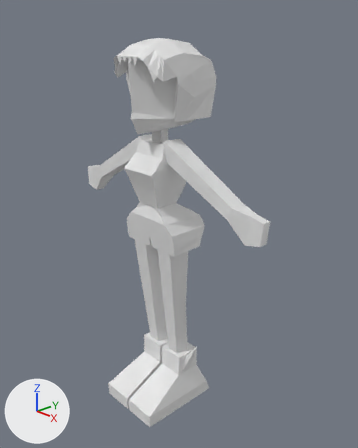
Before and after pictures for a commit that changed the Blender file humanoids/alien-assistant/ebe.blend.
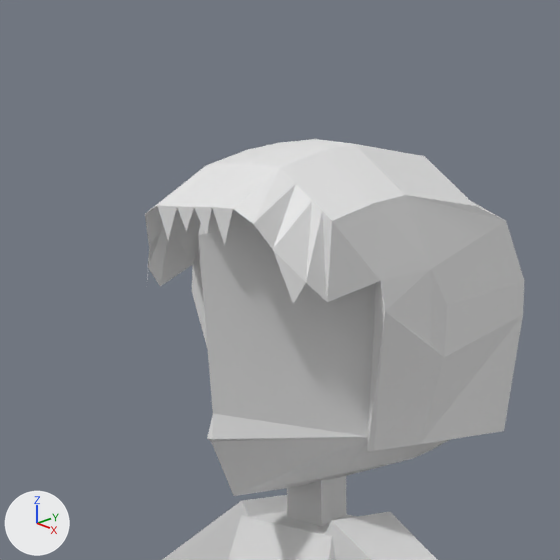
There are two pictures of each version: one whole from a 50 mm camera at (1.97, -1.73, 2.13) aimed at (0.07, 0.04, 1.13), one close up on the part from 21% to 63% of the width and 0% to 34% of the height. Arrows for +X, +Y and +Z are at lower left; the lights stay in place. The older version's two pictures come first. Materials are left out; every surface is plain grey.

Names of what the first close-up shows: 'Head', 'Neck', 'RArm', 'Torso'.
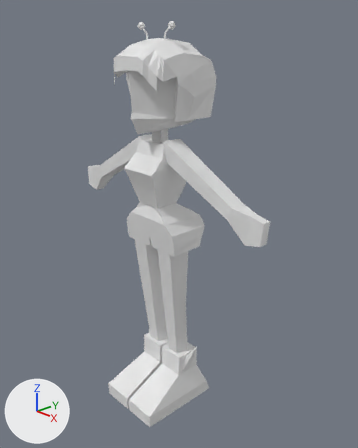
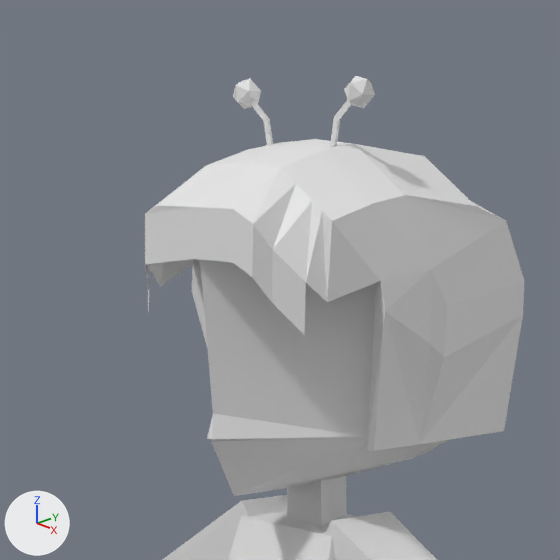
What changed in the scene script:
```text
Change me_plane:
    used by ob_head; location = (0.0, 0.0, 0.0)
    remove me_plane.from_pydata(...)  # 123 vertices, 112 faces; spans x -0.202..0.202, y -0.224..0.202, z 1.65..2.107
    add me_plane.from_pydata(...)  # 126 vertices, 114 faces, 1 loose edge; spans x -0.202..0.202, y -0.226..0.202, z 1.65..2.107
    me_plane part 1
    8 vertices are removed from x -0.156..0.154, y -0.224..-0.192, z 1.914..2.028
    16 faces are deleted
    11 vertices are added at x -0.164..0.162, y -0.226..-0.183, z 1.878..2.027
    1 loose edge is added
    18 new faces join them
Add me_icosphere_001:
    me_icosphere_001.from_pydata([(0.1205, -0.0424, 2.1438), (0.1306, -0.0533, 2.1599), (0.1111, -0.0601, 2.1526), (0.099, -0.0424, 2.148), (0.1111, -0.0246, 2.1526), (0.1306, -0.0314, 2.1599), (0.1153, -0.0601, 2.1741), (0.0958, -0.0533, 2.1667), (0.0958, -0.0314, 2.1667), (0.1153, -0.0246, 2.1741), (0.1273, -0.0424, 2.1786), (0.1058, -0.0424, 2.1828)], [], [(0, 1, 2), (1, 0, 5), (0, 2, 3), (0, 3, 4), (0, 4, 5), (1, 5, 10), (2, 1, 6), (3, 2, 7), (4, 3, 8), (5, 4, 9), (1, 10, 6), (2, 6, 7), (3, 7, 8), (4, 8, 9), (5, 9, 10), (6, 10, 11), (7, 6, 11), (8, 7, 11), (9, 8, 11), (10, 9, 11), (9, 11, 7, 8, 3, 2, 4, 0, 1, 5, 10, 6)])
Add me_cylinder_002:
    me_cylinder_002.from_pydata([(0.0644, -0.0384, 2.0989), (0.0712, -0.0384, 2.1315), (0.0689, -0.0461, 2.0989), (0.0748, -0.0461, 2.1289), (0.0599, -0.0461, 2.0989), (0.0675, -0.0461, 2.1341), (0.1033, -0.0384, 2.1566), (0.107, -0.0461, 2.154), (0.0997, -0.0461, 2.1592)], [], [(0, 1, 3, 2), (2, 3, 5, 4), (4, 5, 1, 0), (1, 5, 8, 6), (5, 3, 7, 8), (3, 1, 6, 7)])
Add ob_antennaballr:
    ob_antennaballr = bpy.data.objects.new('AntennaBallR', me_icosphere_001)
    ob_antennaballr.location = (0.0, 0.0, 0.0)
    _m = ob_antennaballr.modifiers.new('Mirror', 'MIRROR')
Add ob_antennar:
    ob_antennar = bpy.data.objects.new('AntennaR', me_cylinder_002)
    ob_antennar.location = (0.0, 0.0, 0.0)
    _m = ob_antennar.modifiers.new('Mirror', 'MIRROR')
```

Pixel boxes (x1, y1, x2, y2) of what changed, in the close-ups (560 x 560 px; the box of a moved part takes in the faces that stretch with it):
'AntennaBallR', added: after (233, 76, 375, 109)
'AntennaR', added: after (251, 99, 352, 146)
part 1 of me_plane, moved or reshaped: before (147, 162, 447, 451); after (145, 162, 447, 451)
